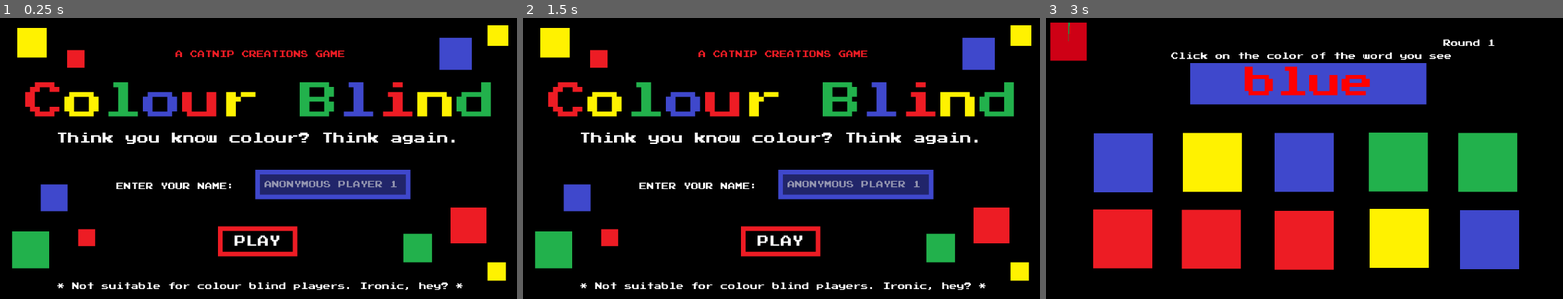
Above: before the commit, frames 1-3 (left to right).
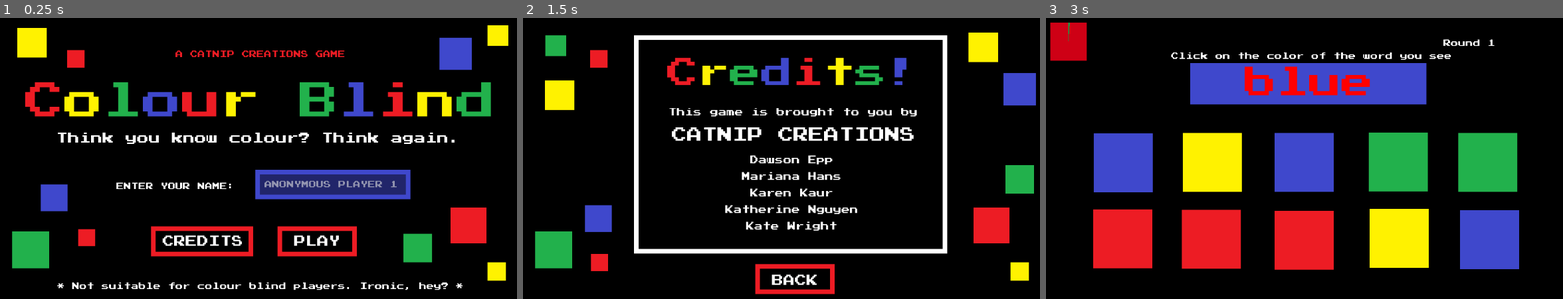
Above: after the commit, the same moments.

Repository: kwrightsk/game-jam-january-2026
Game: Godot game, scene res://Scenes/title_screen.tscn
Same seed, same stepped clock (60 frames per second), same inputs: the game is played once before the commit and once after it.
Inputs (mouse positions are in pixels of both pictures, inside the frame that each line leads up to):
- Up to frame 1 (0.25 s): no input
- Up to frame 2 (1.5 s): click (853, 183) at 0.52 s; type "Alex" at 0.6 s; click (729, 239) at 1.25 s, where only the run after the commit has a clickable "CREDITS"
- Up to frame 3 (3 s): click (1320, 279) at 2 s, where only the run after the commit has a clickable "BACK"; click "PLAY" at 2.75 s

The runs differ from the first frame. In frame 1, 2.1% of the frame differs, in the area x 29-70%, y 74-85%; in frame 2, 24%, in the area x 3-100%, y 2-99%; in frame 3, nothing differs.

Commit message:
added credits page

Diff:
--- /dev/null
+++ b/Scenes/credits.tscn
@@ -0,0 +1,226 @@
+[gd_scene load_steps=9 format=3 uid="uid://b7u263d0poau0"]
+
+[ext_resource type="FontFile" uid="uid://boafiido6lxpb" path="res://assets/PressStart2P.ttf" id="1_egcpq"]
+[ext_resource type="Texture2D" uid="uid://h4odx0bgt5a2" path="res://assets/greenSquare.png" id="1_f8kxh"]
+[ext_resource type="Script" path="res://scripts/credits.gd" id="1_fy7n0"]
+[ext_resource type="Texture2D" uid="uid://dnuyptsu218vr" path="res://assets/blueSquare.png" id="2_0xx05"]
+[ext_resource type="Texture2D" uid="uid://cqngkywrgde0e" path="res://assets/redSquare.png" id="3_uyvww"]
+[ext_resource type="Texture2D" uid="uid://cnn85cu4wjht3" path="res://assets/yellowSquare.png" id="4_jjvpg"]
+
+[sub_resource type="StyleBoxFlat" id="StyleBoxFlat_pdq04"]
+bg_color = Color(0.6, 0.6, 0.6, 0)
+border_width_left = 10
+border_width_top = 10
+border_width_right = 10
+border_width_bottom = 10
+border_color = Color(1, 1, 1, 1)
+
+[sub_resource type="StyleBoxFlat" id="StyleBoxFlat_bxmvo"]
+bg_color = Color(0.6, 0.6, 0.6, 0)
+border_width_left = 10
+border_width_top = 10
+border_width_right = 10
+border_width_bottom = 10
+border_color = Color(0.929412, 0.109804, 0.141176, 1)
+
+[node name="Credits" type="Node2D"]
+script = ExtResource("1_fy7n0")
+
+[node name="CanvasLayer" type="CanvasLayer" parent="."]
+layer = -1
+
+[node name="ColorRect" type="ColorRect" parent="CanvasLayer"]
+z_index = -2
+offset_right = 1160.0
+offset_bottom = 659.0
+color = Color(0, 0, 0, 1)
+
+[node name="GreenSquare2" type="Sprite2D" parent="CanvasLayer/ColorRect"]
+position = Vector2(1085, 358)
+scale = Vector2(0.242432, 0.242432)
+texture = ExtResource("1_f8kxh")
+
+[node name="GreenSquare" type="Sprite2D" parent="CanvasLayer/ColorRect"]
+position = Vector2(75, 511)
+scale = Vector2(0.3125, 0.3125)
+texture = ExtResource("1_f8kxh")
+
+[node name="BlueSquare2" type="Sprite2D" parent="CanvasLayer/ColorRect"]
+position = Vector2(1085, 162)
+scale = Vector2(0.273041, 0.273041)
+texture = ExtResource("2_0xx05")
+
+[node name="BlueSquare" type="Sprite2D" parent="CanvasLayer/ColorRect"]
+position = Vector2(172, 443)
+scale = Vector2(0.226563, 0.226563)
+texture = ExtResource("2_0xx05")
+
+[node name="RedSquare2" type="Sprite2D" parent="CanvasLayer/ColorRect"]
+position = Vector2(1024, 458)
+scale = Vector2(0.301174, 0.301174)
+texture = ExtResource("3_uyvww")
+
+[node name="RedSquare3" type="Sprite2D" parent="CanvasLayer/ColorRect"]
+position = Vector2(173, 96)
+scale = Vector2(0.151954, 0.151954)
+texture = ExtResource("3_uyvww")
+
+[node name="RedSquare" type="Sprite2D" parent="CanvasLayer/ColorRect"]
+position = Vector2(175, 539)
+scale = Vector2(0.144531, 0.144531)
+texture = ExtResource("3_uyvww")
+
+[node name="YellowSquare2" type="Sprite2D" parent="CanvasLayer/ColorRect"]
+position = Vector2(1085, 558)
+scale = Vector2(0.152824, 0.152824)
+texture = ExtResource("4_jjvpg")
+
+[node name="YellowSquare3" type="Sprite2D" parent="CanvasLayer/ColorRect"]
+position = Vector2(88, 175)
+scale = Vector2(0.252193, 0.252193)
+texture = ExtResource("4_jjvpg")
+
+[node name="YellowSquare" type="Sprite2D" parent="CanvasLayer/ColorRect"]
+position = Vector2(79.9999, 68)
+scale = Vector2(0.175781, 0.175781)
+texture = ExtResource("1_f8kxh")
+
+[node name="YellowSquare4" type="Sprite2D" parent="CanvasLayer/ColorRect"]
+position = Vector2(1006, 71)
+scale = Vector2(0.252193, 0.252193)
+texture = ExtResource("4_jjvpg")
+
+[node name="Panel" type="Panel" parent="CanvasLayer"]
+z_index = -2
+offset_left = 249.0
+offset_top = 45.0
+offset_right = 928.0
+offset_bottom = 519.0
+theme_override_styles/panel = SubResource("StyleBoxFlat_pdq04")
+
+[node name="Title" type="RichTextLabel" parent="."]
+z_index = 1
+texture_filter = 1
+anchors_preset = 8
+anchor_left = 0.5
+anchor_top = 0.5
+anchor_right = 0.5
+anchor_bottom = 0.5
+offset_left = 321.0
+offset_top = 94.0
+offset_right = 872.0
+offset_bottom = 179.0
+grow_horizontal = 2
+grow_vertical = 2
+theme_override_fonts/normal_font = ExtResource("1_egcpq")
+theme_override_font_sizes/normal_font_size = 68
+bbcode_enabled = true
+text = "[color=#ED1C25]C[/color][color=#FFF204]r[/color][color=#22B14C]e[/color][color=#3F48CC]d[/color][color=#ED1C25]i[/color][color=#FFF204]t[/color][color=#22B14C]s[/color][color=#3F48CC]![/color]"
+
+[node name="Label" type="RichTextLabel" parent="."]
+z_index = 1
+texture_filter = 1
+anchors_preset = 8
+anchor_left = 0.5
+anchor_top = 0.5
+anchor_right = 0.5
+anchor_bottom = 0.5
+offset_left = 324.0
+offset_top = 203.0
+offset_right = 875.0
+offset_bottom = 288.0
+grow_horizontal = 2
+grow_vertical = 2
+theme_override_fonts/normal_font = ExtResource("1_egcpq")
+theme_override_font_sizes/normal_font_size = 18
+bbcode_enabled = true
+text = "This game is brought to you by"
+
+[node name="Label2" type="RichTextLabel" parent="."]
+z_index = 1
+texture_filter = 1
+anchors_preset = 8
+anchor_left = 0.5
+anchor_top = 0.5
+anchor_right = 0.5
+anchor_bottom = 0.5
+offset_left = 331.0
+offset_top = 245.0
+offset_right = 874.0
+offset_bottom = 324.0
+grow_horizontal = 2
+grow_vertical = 2
+theme_override_fonts/normal_font = ExtResource("1_egcpq")
+theme_override_font_sizes/normal_font_size = 33
+bbcode_enabled = true
+text = "CATNIP CREATIONS"
+
+[node name="Label3" type="RichTextLabel" parent="."]
+z_index = 1
+texture_filter = 1
+anchors_preset = 8
+anchor_left = 0.5
+anchor_top = 0.5
+anchor_right = 0.5
+anchor_bottom = 0.5
+offset_left = 316.0
+offset_top = 289.0
+offset_right = 867.0
+offset_bottom = 482.0
+grow_horizontal = 2
+grow_vertical = 2
+theme_override_fonts/normal_font = ExtResource("1_egcpq")
+theme_override_font_sizes/normal_font_size = 18
+bbcode_enabled = true
+text = "[center]
+Dawson Epp
+
+Mariana Hans
+
+Karen Kaur
+
+Katherine Nguyen
+
+Kate Wright
+[/center]"
+
+[node name="BackButton" type="TextureButton" parent="."]
+offset_left = 512.0
+offset_top = 545.0
+offset_right = 683.0
+offset_bottom = 610.0
+mouse_filter = 1
+
+[node name="RichTextLabel4" type="RichTextLabel" parent="BackButton"]
+texture_filter = 1
+layout_mode = 1
+anchors_preset = 8
+anchor_left = 0.5
+anchor_top = 0.5
+anchor_right = 0.5
+anchor_bottom = 0.5
+offset_left = -49.5
+offset_top = -12.5
+offset_right = 50.5
+offset_bottom = 13.5
+grow_horizontal = 2
+grow_vertical = 2
+theme_override_fonts/normal_font = ExtResource("1_egcpq")
+theme_override_font_sizes/normal_font_size = 25
+text = "BACK"
+
+[node name="Panel" type="Panel" parent="BackButton"]
+layout_mode = 1
+anchors_preset = -1
+anchor_left = -3.412
+anchor_top = -2.669
+anchor_right = -3.412
+anchor_bottom = -2.669
+offset_left = 583.452
+offset_top = 170.485
+offset_right = 755.452
+offset_bottom = 235.485
+mouse_filter = 1
+theme_override_styles/panel = SubResource("StyleBoxFlat_bxmvo")
+
+[connection signal="pressed" from="BackButton" to="." method="_on_back_button_pressed"]
--- a/Scenes/leaderboard_screen.tscn
+++ b/Scenes/leaderboard_screen.tscn
@@ -44,6 +44,7 @@
 	var space_add = \"\"
 	for i in range(max(space_offset, 1)):
 		space_add += \" \"
+	print(\"heyooo\")
 
 	#build the string with name first, then spaces, then colored score
 	var player_substring = plr_name + space_add
@@ -52,7 +53,6 @@
 	return player_substring + stats_string
 
 func _on_back_button_pressed() -> void:
-	print(\"back_button\")
 	get_tree().change_scene_to_file(\"res://Scenes/game-over-screen.tscn\") # Replace with function body.
 
 func _on_back_button_mouse_entered() -> void:
--- a/Scenes/title_screen.tscn
+++ b/Scenes/title_screen.tscn
@@ -163,10 +163,50 @@
 theme_override_fonts/normal_font = ExtResource("1_l2qgg")
 text = "* Not suitable for colour blind players. Ironic, hey? *"
 
+[node name="CreditsButton" type="TextureButton" parent="."]
+offset_left = 370.0
+offset_top = 460.0
+offset_right = 541.0
+offset_bottom = 525.0
+mouse_filter = 1
+
+[node name="RichTextLabel4" type="RichTextLabel" parent="CreditsButton"]
+texture_filter = 1
+layout_mode = 1
+anchors_preset = 8
+anchor_left = 0.5
+anchor_top = 0.5
+anchor_right = 0.5
+anchor_bottom = 0.5
+offset_left = -94.5
+offset_top = -12.5
+offset_right = 91.5
+offset_bottom = 12.5
+grow_horizontal = 2
+grow_vertical = 2
+mouse_filter = 1
+theme_override_fonts/normal_font = ExtResource("1_l2qgg")
+theme_override_font_sizes/normal_font_size = 25
+text = "CREDITS"
+
+[node name="Panel" type="Panel" parent="CreditsButton"]
+layout_mode = 1
+anchors_preset = -1
+anchor_left = -3.412
+anchor_top = -2.669
+anchor_right = -3.412
+anchor_bottom = -2.669
+offset_left = 549.452
+offset_top = 173.485
+offset_right = 770.452
+offset_bottom = 238.485
+mouse_filter = 1
+theme_override_styles/panel = SubResource("StyleBoxFlat_xxx3x")
+
 [node name="PlayButton" type="TextureButton" parent="."]
-offset_left = 481.0
+offset_left = 610.0
 offset_top = 460.0
-offset_right = 652.0
+offset_right = 781.0
 offset_bottom = 525.0
 mouse_filter = 1
 
@@ -184,6 +224,7 @@
 offset_bottom = 12.5
 grow_horizontal = 2
 grow_vertical = 2
+mouse_filter = 1
 theme_override_fonts/normal_font = ExtResource("1_l2qgg")
 theme_override_font_sizes/normal_font_size = 25
 text = "PLAY"
@@ -254,4 +295,5 @@
 scale = Vector2(0.175781, 0.175781)
 texture = ExtResource("5_4x8na")
 
+[connection signal="pressed" from="CreditsButton" to="." method="_on_credits_button_pressed"]
 [connection signal="pressed" from="PlayButton" to="." method="_on_play_button_pressed"]
--- a/game-over-screen.tscn
+++ b/game-over-screen.tscn
@@ -26,7 +26,7 @@
 border_width_bottom = 10
 border_color = Color(1, 1, 1, 1)
 
-[node name="Game-over-screen" type="Node2D"]
+[node name="Game-over-screen2" type="Node2D"]
 script = SubResource("GDScript_72w33")
 
 [node name="Background" type="CanvasLayer" parent="."]
--- /dev/null
+++ b/leaderboard_screen.tscn
@@ -0,0 +1,96 @@
+[gd_scene load_steps=4 format=3 uid="uid://dtn5rirwvfuu"]
+
+[ext_resource type="FontFile" uid="uid://boafiido6lxpb" path="res://assets/PressStart2P.ttf" id="1_3o3f0"]
+
+[sub_resource type="StyleBoxFlat" id="StyleBoxFlat_kj02u"]
+bg_color = Color(0.6, 0.6, 0.6, 0)
+border_width_left = 10
+border_width_top = 10
+border_width_right = 10
+border_width_bottom = 10
+border_color = Color(1, 1, 1, 1)
+
+[sub_resource type="StyleBoxFlat" id="StyleBoxFlat_7gq3u"]
+bg_color = Color(0.6, 0.6, 0.6, 0)
+border_width_left = 10
+border_width_top = 10
+border_width_right = 10
+border_width_bottom = 10
+border_color = Color(1, 1, 1, 1)
+
+[node name="LeaderboardScreen" type="Node2D"]
+
+[node name="CanvasLayer" type="CanvasLayer" parent="."]
+
+[node name="ColorRect" type="ColorRect" parent="CanvasLayer"]
+anchors_preset = 15
+anchor_right = 1.0
+anchor_bottom = 1.0
+grow_horizontal = 2
+grow_vertical = 2
+color = Color(0, 0, 0, 1)
+
+[node name="Panel" type="Panel" parent="CanvasLayer"]
+anchors_preset = -1
+anchor_left = -3.412
+anchor_top = -2.669
+anchor_right = -3.412
+anchor_bottom = -2.669
+offset_left = 3971.62
+offset_top = 1773.51
+offset_right = 5037.62
+offset_bottom = 2246.51
+theme_override_styles/panel = SubResource("StyleBoxFlat_kj02u")
+
+[node name="Title" type="Label" parent="CanvasLayer"]
+anchors_preset = 10
+anchor_right = 1.0
+offset_left = 167.0
+offset_top = 99.0
+offset_right = -185.0
+offset_bottom = 150.0
+grow_horizontal = 2
+rotation = -0.00243932
+pivot_offset = Vector2(60, 60)
+theme_override_colors/font_color = Color(1, 1, 1, 1)
+theme_override_fonts/font = ExtResource("1_3o3f0")
+theme_override_font_sizes/font_size = 50
+text = "LEADER BOARD"
+horizontal_alignment = 1
+
+[node name="TextureButton3" type="TextureButton" parent="CanvasLayer"]
+offset_left = 636.0
+offset_top = 439.0
+offset_right = 807.0
+offset_bottom = 504.0
+
+[node name="Panel" type="Panel" parent="CanvasLayer/TextureButton3"]
+layout_mode = 1
+anchors_preset = -1
+anchor_left = -3.412
+anchor_top = -2.669
+anchor_right = -3.412
+anchor_bottom = -2.669
+offset_left = 454.452
+offset_top = 281.485
+offset_right = 612.452
+offset_bottom = 350.485
+theme_override_styles/panel = SubResource("StyleBoxFlat_7gq3u")
+
+[node name="RichTextLabel4" type="RichTextLabel" parent="CanvasLayer/TextureButton3"]
+texture_filter = 1
+layout_mode = 1
+anchors_preset = -1
+anchor_left = -0.135
+anchor_top = 2.308
+anchor_right = -0.135
+anchor_bottom = 2.308
+offset_left = -73.915
+offset_top = -17.02
+offset_right = 45.085
+offset_bottom = 8.98
+grow_horizontal = 2
+grow_vertical = 2
+theme_override_fonts/normal_font = ExtResource("1_3o3f0")
+theme_override_font_sizes/normal_font_size = 25
+text = "BACK"
--- /dev/null
+++ b/scripts/credits.gd
@@ -0,0 +1,15 @@
+extends Node2D
+
+# Called when the node enters the scene tree for the first time.
+func _ready() -> void:
+	pass # Replace with function body.
+
+
+# Called every frame. 'delta' is the elapsed time since the previous frame.
+func _process(delta: float) -> void:
+	pass
+
+
+func _on_back_button_pressed() -> void:
+	load("res://Scenes/title_screen.tscn")
+	get_tree().change_scene_to_file("res://Scenes/title_screen.tscn")
--- a/scripts/title_screen.gd
+++ b/scripts/title_screen.gd
@@ -18,3 +18,7 @@
 	else:
 		Globals.set_player_name(name_field.text)
 	get_tree().change_scene_to_file("res://Scenes/main_level.tscn")
+
+func _on_credits_button_pressed() -> void:
+	load("res://Scenes/credits.tscn")
+	get_tree().change_scene_to_file("res://Scenes/credits.tscn")
Not shown: 1 places in game-over-screen.tscn that only renumber resources
